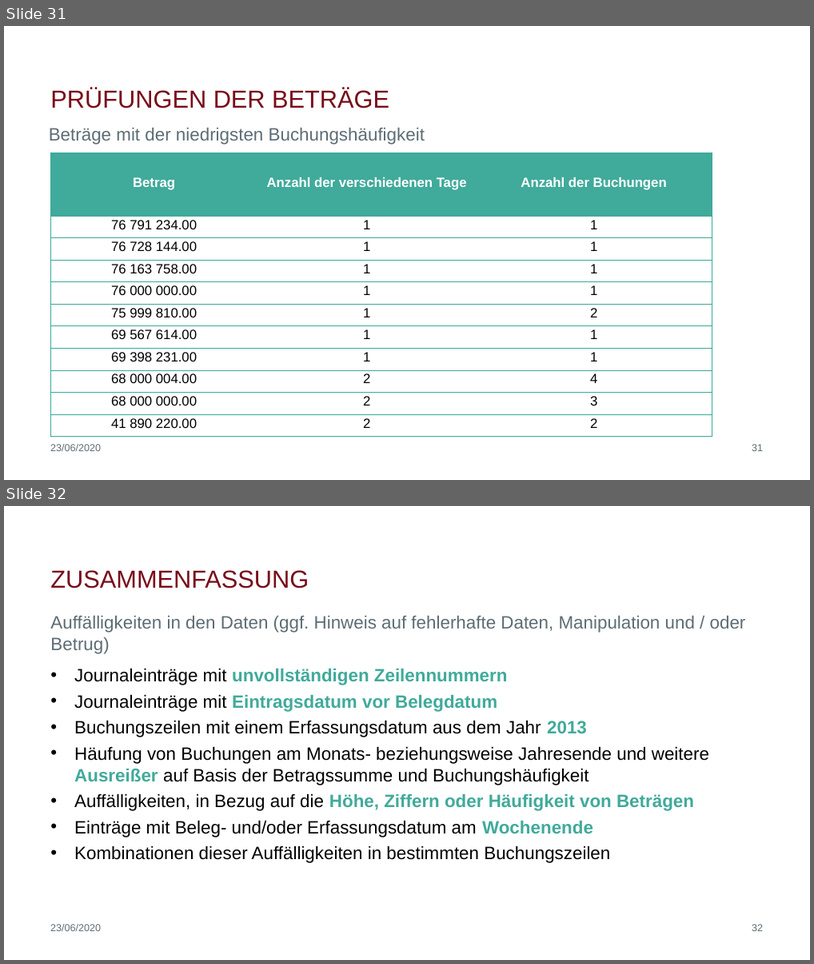
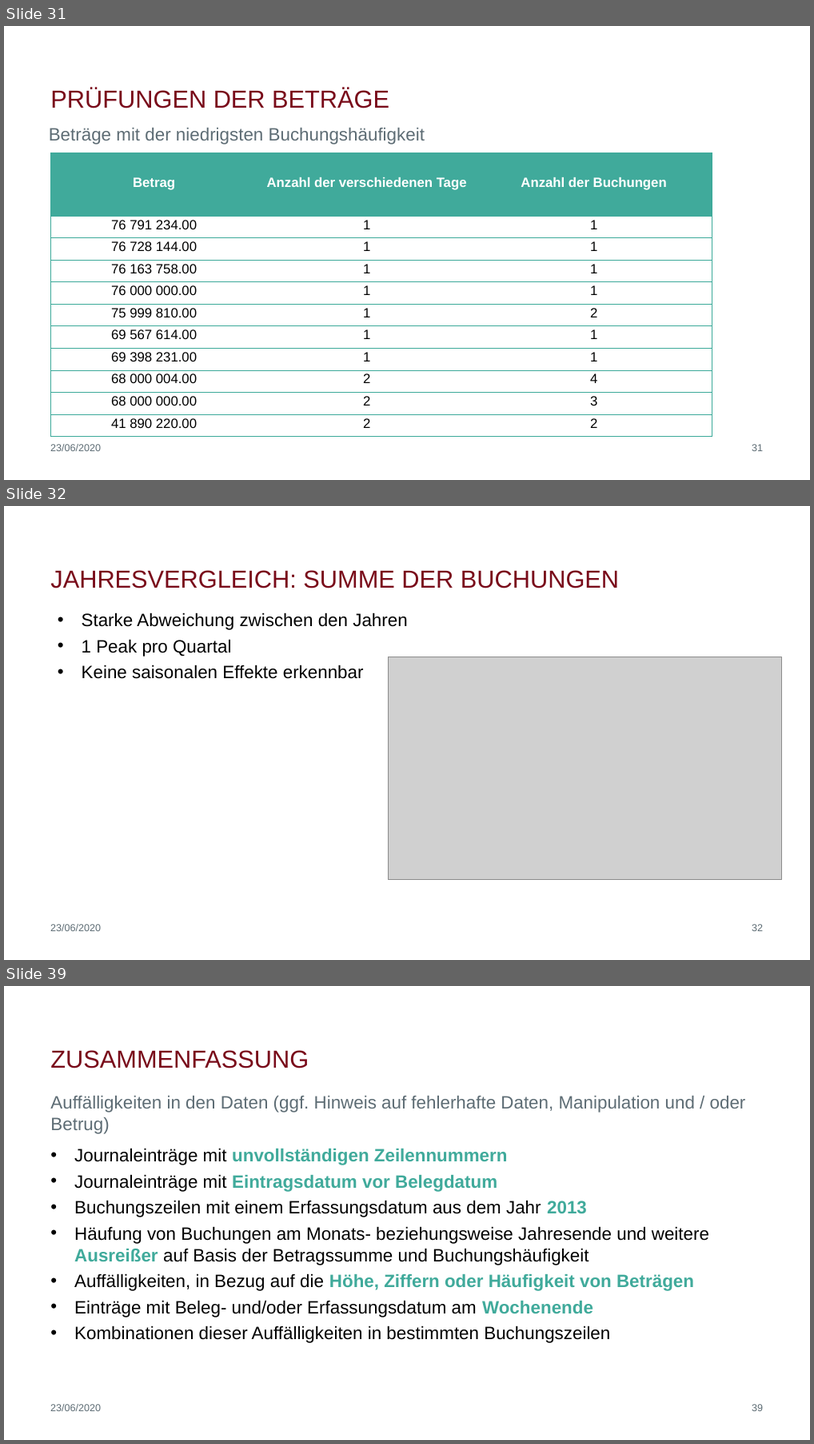
Before and after one commit to biegt/auditing_case_study, a slide deck: 04_output/Präsentation_Case_Study_1_Bieg_Krug.pptx. Shown one above the other, each under a label of ours: slides 31 and 32 before the commit, slides 31, 32 and 39 after it; the slides between them are not shown. The pictures are 814x964 and 814x1444 pixels, drawn with LibreOffice and Linux fonts; fonts in the diff are those of the drawing; grey boxes stand for pictures; background and template pictures are left out. Boxes give left, top, right and bottom in pixels: in the first picture for what was removed or moved away, otherwise in the second. Text is boxed around its words. In the diff, an @@ line names an element or a change of style, - is before the commit and + after.

```diff
--- a/04_output/Präsentation_Case_Study_1_Bieg_Krug.pptx
+++ b/04_output/Präsentation_Case_Study_1_Bieg_Krug.pptx
@@ slide 32 added at (x1=4, y1=506, x2=810, y2=960), background #FFFFFF @@
@@ title added at (x1=50, y1=570, x2=619, y2=588), 29.3 pt, text #790B1A @@
+JAHRESVERGLEICH: SUMME DER BUCHUNGEN
@@ text added at (x1=82, y1=612, x2=407, y2=679), 21.3 pt, text #000000 @@
+• Starke Abweichung zwischen den Jahren
+• 1 Peak pro Quartal
+• Keine saisonalen Effekte erkennbar
@@ picture added at (x1=388, y1=656, x2=782, y2=880) @@
@@ text added at (x1=50, y1=924, x2=101, y2=931), 12 pt, text #5D6C74 @@
+23/06/2020
@@ page number added at (x1=752, y1=924, x2=763, y2=931), 12 pt, text #5D6C74 @@
+32
@@ what was slide 32 is now slide 39 @@
@@ page number at (x1=752, y1=1404, x2=763, y2=1411): text changed @@
-32
+39
```
Also in this commit, not shown: 6 other slides added.
